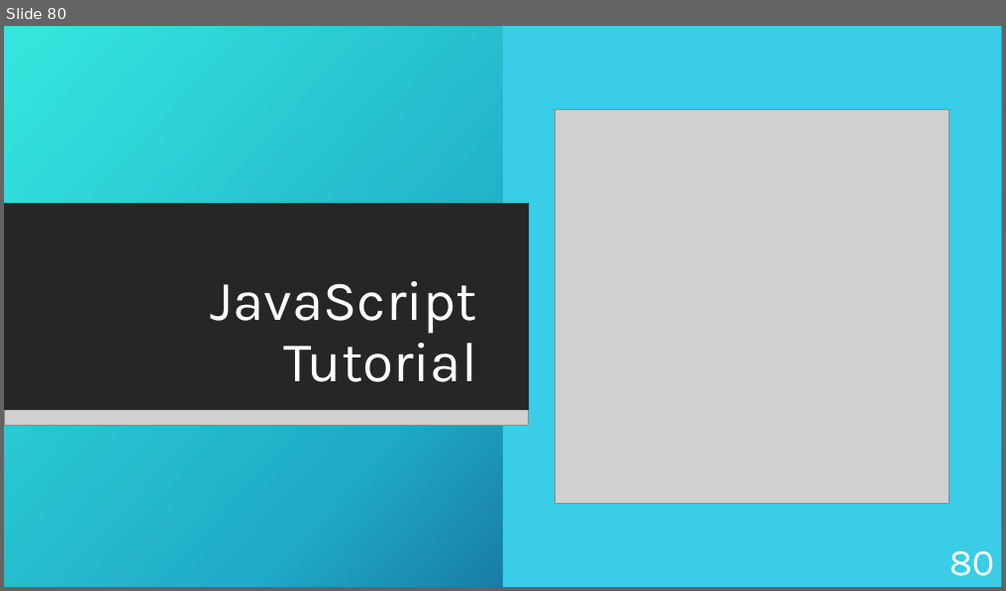
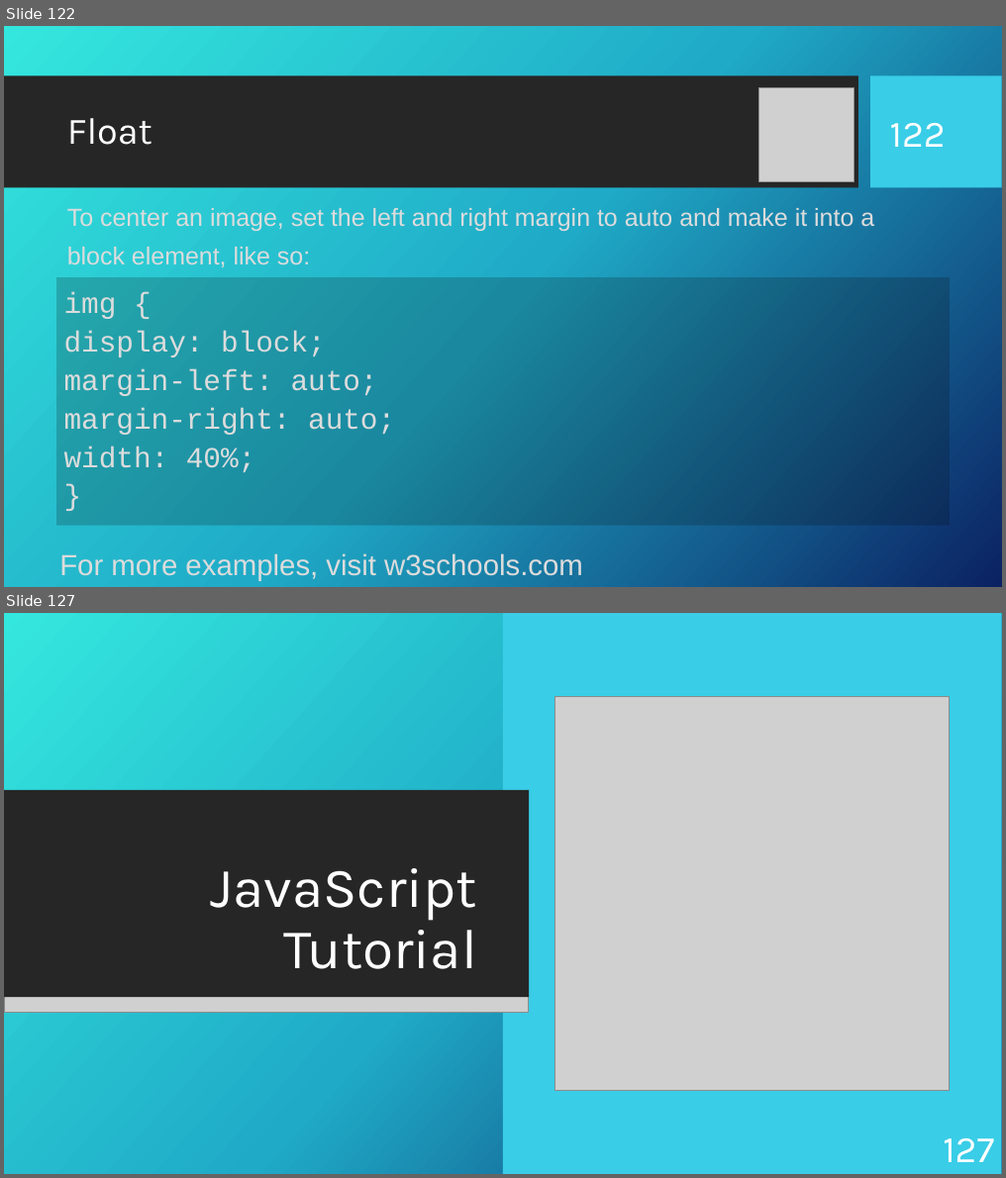
Before and after one commit to KurtAbraham/CS451, a slide deck: CS 451-KAbraham-Internet Technologies Tutorials.pptx. Shown one above the other, each under a label of ours: slide 80 before the commit, slides 122 and 127 after it; the slides between them are not shown. The pictures are 1006x591 and 1006x1178 pixels, drawn with LibreOffice and Linux fonts; fonts in the diff are those of the drawing; grey boxes stand for pictures; background and template pictures are left out. Boxes give left, top, right and bottom in pixels: in the first picture for what was removed or moved away, otherwise in the second. Text is boxed around its words. In the diff, an @@ line names an element or a change of style, - is before the commit and + after.

```diff
--- a/CS 451-KAbraham-Internet Technologies Tutorials.pptx
+++ b/CS 451-KAbraham-Internet Technologies Tutorials.pptx
@@ slide 122 added at (4,26,1002,587), background picture (left out) @@
@@ rectangle added at (4,76,858,188), fill #262626 @@
@@ rectangle added at (871,76,1002,188), fill #39CDE7 @@
@@ picture added at (759,87,853,181) @@
@@ title added at (67,118,152,145), 36 pt, text #FFFFFF @@
+Float
@@ page number added at (890,123,945,147), 36 pt, text #FFFFFF @@
+122
@@ text added at (67,208,874,268), 23.8 pt, text #DCDCDC @@
+To center an image, set the left and right margin to auto and make it into a block element, like so:
@@ rectangle added at (56,277,949,525), fill #080808 at 20% opacity, 28 pt, text #DCDCDC @@
+img {
+display: block;
+margin-left: auto;
+margin-right: auto;
+width: 40%;
+}
@@ text added at (59,554,583,581), 28 pt, text #DCDCDC @@
+For more examples, visit w3schools.com
@@ what was slide 80 is now slide 127 @@
@@ page number at (943,1139,994,1162): text changed @@
-80
+127
```
Also in this commit, not shown: 1 slide changed, 46 other slides added, 1 other file.
